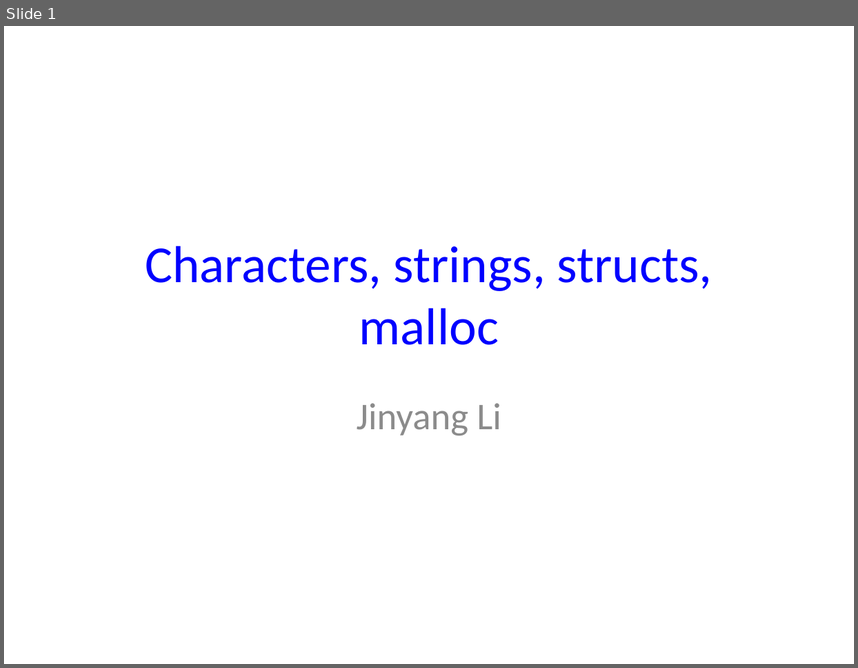
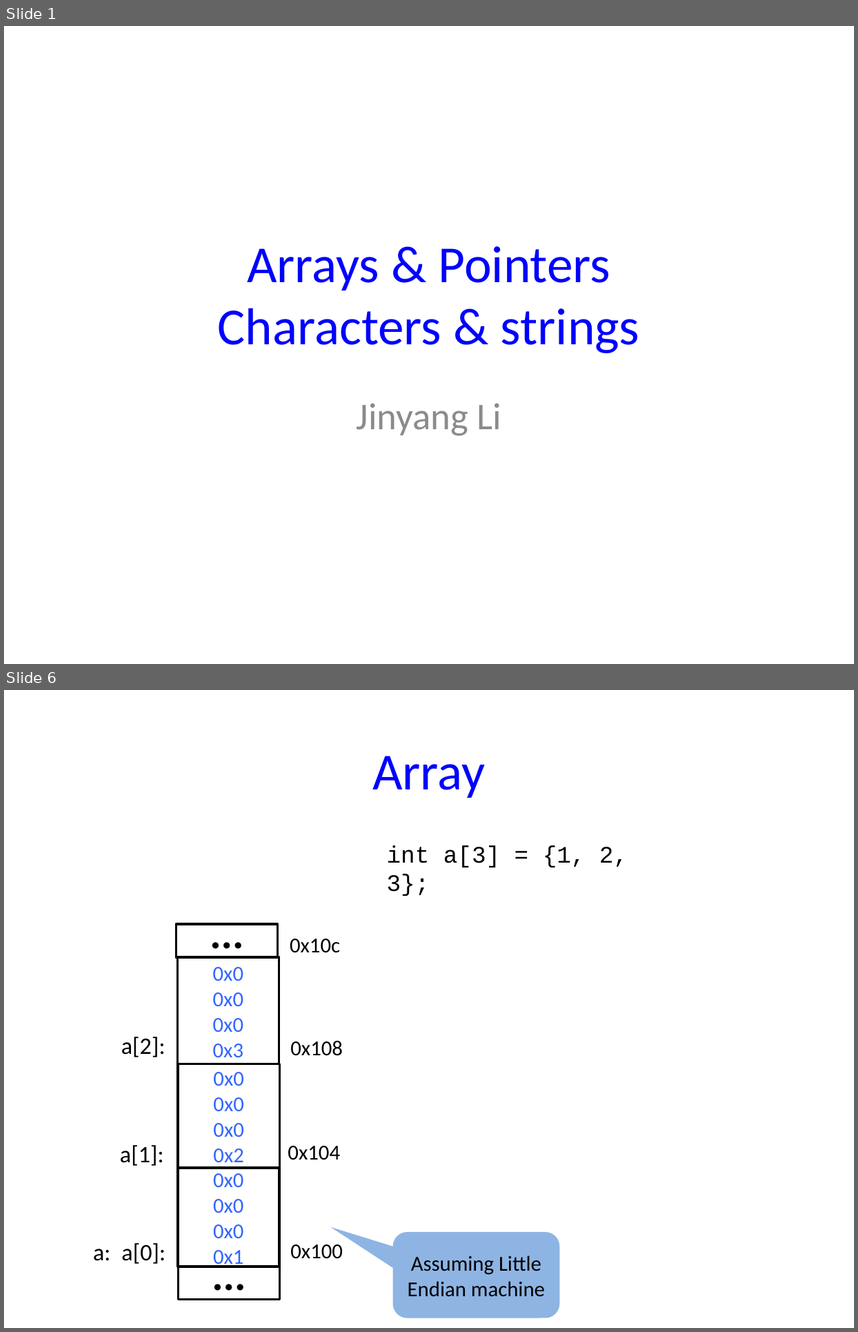
Before and after one commit to NYU-CSO/nyu-cso.github.io, a slide deck: notes/06-string-struct-malloc.pptx. Shown one above the other, each under a label of ours: slide 1 before the commit, slides 1 and 6 after it; the slides between them are not shown. The pictures are 858x668 and 858x1332 pixels, drawn with LibreOffice and Linux fonts; fonts in the diff are those of the drawing. Boxes give left, top, right and bottom in pixels: in the first picture for what was removed or moved away, otherwise in the second. Text is boxed around its words. In the diff, an @@ line names an element or a change of style, - is before the commit and + after.

```diff
--- a/notes/06-string-struct-malloc.pptx
+++ b/notes/06-string-struct-malloc.pptx
@@ slide 6 added at <box>4,690,854,1328</box>, background #FFFFFF @@
@@ title added at <box>372,756,485,798</box>, 44 pt, text #0000FF @@
+Array
@@ text added at <box>387,845,628,896</box>, 20 pt, text #000000 @@
+int a[3] = {1, 2, 3};
@@ rectangle added at <box>176,924,277,957</box>, fill #FFFFFF, outline #000000 2 pt, 36 pt, text #000000, bold @@
+...
@@ rectangle added at <box>177,957,279,1064</box>, fill #FFFFFF, outline #000000 2 pt, 18 pt, text #3366FF @@
+0x0
+0x0
+0x0
+0x3
@@ text added at <box>290,938,340,953</box>, 18 pt, text #000000 @@
+0x10c
@@ text added at <box>121,1036,165,1057</box>, 20 pt, text #000000 @@
+a[2]:
@@ text added at <box>290,1041,343,1056</box>, 18 pt, text #000000 @@
+0x108
@@ rectangle added at <box>179,1063,279,1167</box>, fill #FFFFFF, outline #000000 2 pt, 18 pt, text #3366FF @@
+0x0
+0x0
+0x0
+0x2
@@ text added at <box>120,1145,164,1165</box>, 20 pt, text #000000 @@
+a[1]:
@@ text added at <box>288,1145,340,1160</box>, 18 pt, text #000000 @@
+0x104
@@ rectangle added at <box>177,1167,279,1266</box>, fill #FFFFFF, outline #000000 2 pt, 18 pt, text #3366FF @@
+0x0
+0x0
+0x0
+0x1
@@ text added at <box>93,1248,111,1261</box>, 20 pt, text #000000 @@
+a:
@@ text added at <box>121,1243,165,1263</box>, 20 pt, text #000000 @@
+a[0]:
@@ text added at <box>290,1244,343,1259</box>, 18 pt, text #000000 @@
+0x100
@@ rounded speech box added at <box>392,1232,559,1317</box>, fill #8EB4E3, 18 pt, text #000000 @@
+Assuming Little Endian machine
@@ rectangle added at <box>179,1266,279,1299</box>, fill #FFFFFF, outline #000000 2 pt, 36 pt, text #000000, bold @@
+...
@@ slide 1 changed as well @@
@@ title at <box>218,246,640,353</box>: text changed @@
-Characters, strings, structs, malloc
+Arrays & Pointers
+Characters & strings
```
Also in this commit, not shown: 35 other slides added, 1 slide removed, 2 other files.
